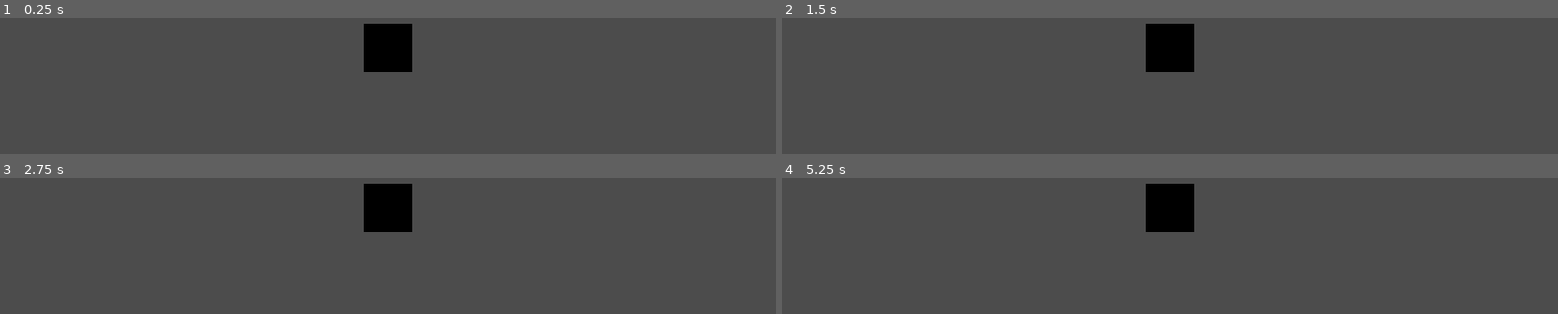
Above: before the commit, frames 1-4 (two rows, left to right).
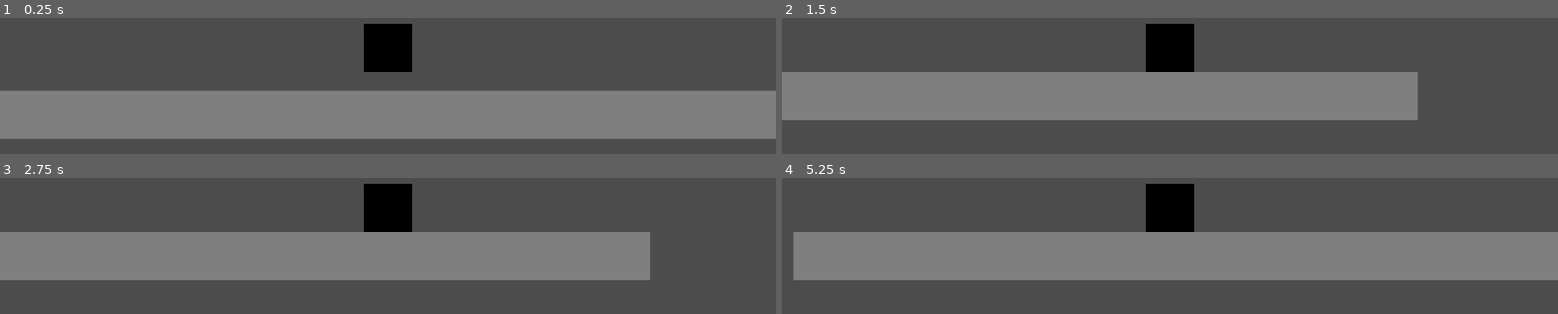
Above: after the commit, the same moments.

Repository: mariothedog/Game-Off-2019-Entry
Game: Godot game, scene res://Scenes/Node2D.tscn
Same seed, same stepped clock (60 frames per second), same inputs: the game is played once before the commit and once after it. Before the commit the project starts from res://Scenes/Player.tscn.
Inputs:
- Up to frame 1 (0.25 s): no input
- Up to frame 2 (1.5 s): hold D (move_right) 0.53-1.28 s; hold A (move_left) from 1.28 s (still down)
- Up to frame 3 (2.75 s): release A (move_left) at 2.03 s; hold D (move_right) from 2.03 s (still down)
- Up to frame 4 (5.25 s): release D (move_right) at 3.53 s; hold A (move_left) from 3.53 s (still down)

The runs differ from the first frame. In frame 1, 35% of the frame differs, in the area x 0-100%, y 53-89%; in frame 2, 29%; in frame 3, 30%; in frame 4, 35%.

Commit message:
Basic area for player

Diff:
--- a/Code/Player.gd
+++ b/Code/Player.gd
@@ -1,6 +1,8 @@
 extends KinematicBody2D
 
-export var SPEED = 160
+const GRAVITY = Vector2(0, 400)
+
+export var SPEED = 300
 export var ACCEL = 0.1
 export var DEACCEL = 0.9
 
@@ -9,7 +11,7 @@
 
 func _physics_process(delta):
 	input()
-	movement()
+	movement(delta)
 
 func input():
 	var input_vel = Vector2()
@@ -21,11 +23,13 @@
 
 	target_vel = input_vel.normalized() * SPEED
 
-func movement():
+func movement(delta):
+	velocity += GRAVITY * delta
+
 	if abs(target_vel.x) > abs(velocity.x):
-		velocity = lerp(velocity, target_vel, ACCEL)
+		velocity.x = lerp(velocity.x, target_vel.x, ACCEL)
 	else:
-		velocity = lerp(velocity, target_vel, DEACCEL)
+		velocity.x = lerp(velocity.x, target_vel.x, DEACCEL)
 
 	print(position)
 	move_and_slide(velocity)
--- /dev/null
+++ b/Scenes/Node2D.tscn
@@ -0,0 +1,37 @@
+[gd_scene load_steps=5 format=2]
+
+[ext_resource path="res://Scenes/Player.tscn" type="PackedScene" id=1]
+[ext_resource path="res://Art/Placeholder/Ground.png" type="Texture" id=2]
+
+[sub_resource type="ConvexPolygonShape2D" id=1]
+points = PoolVector2Array( 0, 0, 256, 0, 256, 256, 0, 256 )
+
+[sub_resource type="TileSet" id=2]
+0/name = "Ground.png 0"
+0/texture = ExtResource( 2 )
+0/tex_offset = Vector2( 0, 0 )
+0/modulate = Color( 1, 1, 1, 1 )
+0/region = Rect2( 0, 0, 256, 256 )
+0/tile_mode = 0
+0/occluder_offset = Vector2( 0, 0 )
+0/navigation_offset = Vector2( 0, 0 )
+0/shapes = [ {
+"autotile_coord": Vector2( 0, 0 ),
+"one_way": false,
+"one_way_margin": 1.0,
+"shape": SubResource( 1 ),
+"shape_transform": Transform2D( 1, 0, 0, 1, 0, 0 )
+} ]
+0/z_index = 0
+
+[node name="Node2D" type="Node2D"]
+
+[node name="Player" parent="." instance=ExtResource( 1 )]
+position = Vector2( 0, -70 )
+
+[node name="TileMap" type="TileMap" parent="."]
+scale = Vector2( 0.25, 0.25 )
+tile_set = SubResource( 2 )
+cell_size = Vector2( 256, 256 )
+format = 1
+tile_data = PoolIntArray( 65528, 0, 0, 65529, 0, 0, 65530, 0, 0, 65531, 0, 0, 65532, 0, 0, 65533, 0, 0, 65534, 0, 0, 65535, 0, 0, 0, 0, 0, 1, 0, 0, 2, 0, 0, 3, 0, 0, 4, 0, 0, 5, 0, 0, 6, 0, 0, 7, 0, 0 )
--- a/project.godot
+++ b/project.godot
@@ -16,7 +16,7 @@
 [application]
 
 config/name="Game-Off-2019-Entry"
-run/main_scene="res://Scenes/Player.tscn"
+run/main_scene="res://Scenes/Node2D.tscn"
 config/icon="res://icon.png"
 
 [input]
Binary file added: Art/Placeholder/Ground.png
Not shown, added: Art/Placeholder/Ground.png.import
Not shown, removed: Art/empty.txt
Not shown, removed: Code/empty.txt
